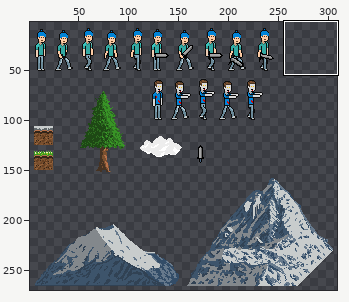
Two versions of one sprite sheet, prima_endaufgabe_grether_benedikt/Assets/Sprite/allSprites.png. The picture above shows the old version from afar; the outline marks the close-up.
Close-up. As it was:
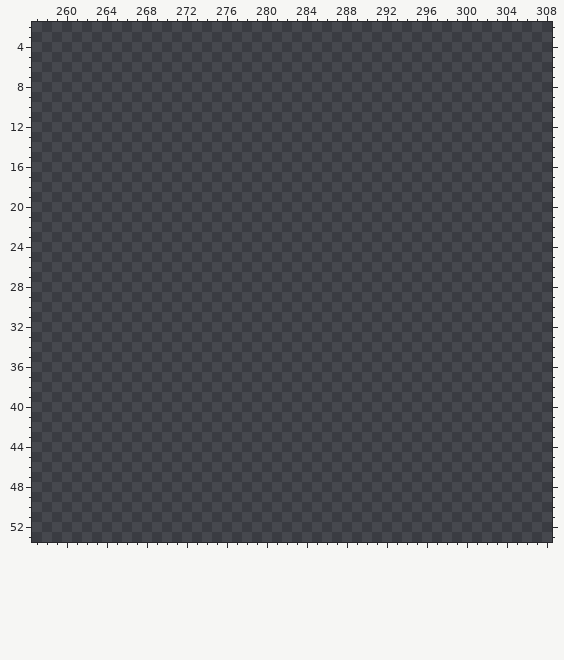
The file is 327x279 pixels. Pixels under 10% opacity are left out. Colours within 5 levels of each other are drawn and written as one. Shown: x 257..308, y 2..53. The wide view leaves out empty margins.
Now the later version:
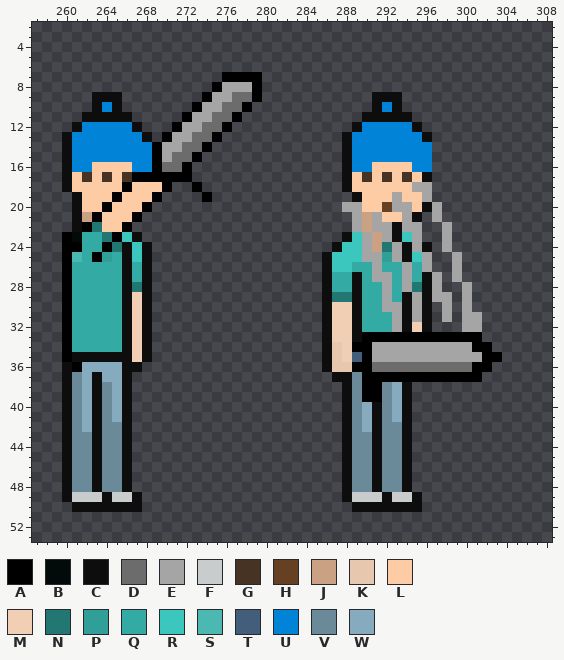
Palette (. is transparent): A #000000  B #030b0a  C #0d0d0d  D #6c6c6c  E #a5a5a5  F #c8cccc  G #463323  H #664022  J #caa283  K #e7c7ae  L #fdcba4  M #f0cfb5  N #237772  P #2f9f98  Q #33aaa3  R #3bc6be  S #4cb8b2  T #435e7b  U #0184d7  V #6b8a99  W #86abbe
The exact change:
Changed rows in their new state; - is an unchanged pixel.
first column x 260:
 7 ----------------AAAA------------------------
 8 ---------------AEEEA------------------------
 9 ---CCC--------AEEDDA-----------CCC----------
10 ---CUC-------AEEDDA------------CUC----------
11 --CCCCC-----AEEDDA------------CCCCC---------
12 -CUUUUUC---AEEDDA------------CUUUUUC--------
13 CUUUUUUUC-AEEDDA------------CUUUUUUUC-------
14 CUUUUUUUUAEEDDA-------------CUUUUUUUU-------
15 CUUUUUUUUAEDDA--------------CUUUUUUUU-------
16 CUULLLLUUADDA---------------CUULLLLUU-------
17 CLGLGLGAAAAAA---------------CLGLGLGLC-------
18 CLLLLLALLLA--A--------------CLLLLLLEE-------
19 -CLLLALLLA----A--------------CLLLELLE-------
20 -CLLALLLA-------------------EELLHEELCE------
21 -CJALLLA---------------------EJELLEC-E------
22 -CANLLA----------------------EJEECEE--E-----
23 ABQQNARC--------------------CREJECRE--E-----
24 AAQQANCRC------------------CRREJNECEC-E-----
25 ASQAPQCRC-----------------CRRREEPECRE--E----
26 AQQQQQCQC-----------------CRRQQEQQEQE--E----
27 AQQQQQCQC-----------------CQQCQEEQEQCE-E----
28 AQQQQQCNC-----------------CQQCQQEQENCE--E---
29 AQQQQQCMC-----------------CNNCQQEQCECEE-E---
30 AQQQQQCMC-----------------CMMCQQEECEC-E-E---
31 AQQQQQCMC-----------------CMMCQQQECEC-E-EE--
32 AQQQQQCMC-----------------CMMCQQQECMC---EE--
33 AQQQQQCMC-----------------CMMCAAAAAAAAAAAA--
34 AQQQQQCMC-----------------CKMAAEEEEEEEEEEAA-
35 ACCCCCCMC-----------------CKMTAEEEEEEEEEEEAA
36 CAWWWWCC------------------CKKAADDDDDDDDDDAA-
37 CVWCWWC--------------------CCVAAAAAAAAAAAA--
38 CVWCVWC---------------------CVAAVWC---------
39 CVWCVWC---------------------CVAAVWC---------
40 CVWCVWC---------------------CVWCVWC---------
41 CVWCVWC---------------------CVWCVWC---------
42 CVWCVVC---------------------CVWCVVC---------
43 CVVCVVC---------------------CVVCVVC---------
44 CVVCVVC---------------------CVVCVVC---------
45 CVVCVVC---------------------CVVCVVC---------
46 CVVCVVC---------------------CVVCVVC---------
47 CVVCVVC---------------------CVVCVVC---------
48 CVVCVVC---------------------CVVCVVC---------
49 CFFFCFFC--------------------CFFFCFFC--------
50 -CCCCCCC---------------------CCCCCCC--------
Boxes around the changes in both close-ups, in picture pixels (x1, y1, x2, y2):
added: (62, 72, 262, 512)
added: (322, 92, 502, 512)
